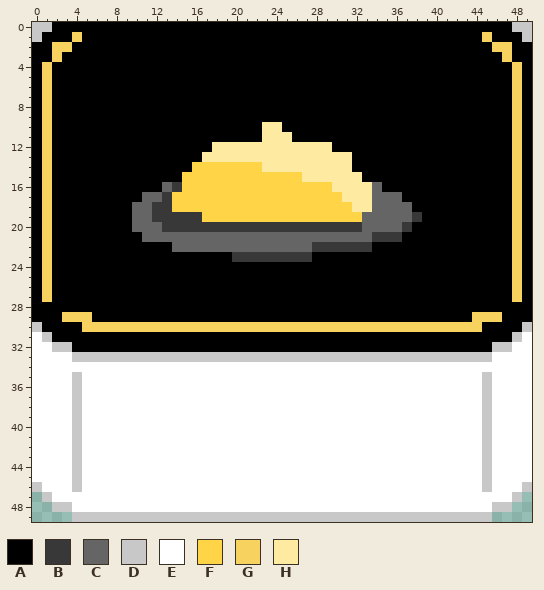
Two states of a pixel-art sprite, imgs/scorer.png. Above: the version before the commit.
The file is 50x50 pixels. Colours within 5 levels of each other are drawn and written as one.
Palette (. is transparent): A #000000  B #383838  C #656565  D #c8c8c8  E #ffffff  F #ffd547  G #f7d25f  H #ffeaa2
Pixels before (only the part around the change), first column x 0:
 0 DDAAAAAAAAAAAAAAAAAAAAAAAAAAAAAAAAAAAAAAAAAAAAAADD
 1 DAAAGAAAAAAAAAAAAAAAAAAAAAAAAAAAAAAAAAAAAAAAAGAAAD
 2 AAGGAAAAAAAAAAAAAAAAAAAAAAAAAAAAAAAAAAAAAAAAAAGGAA
 3 AAGAAAAAAAAAAAAAAAAAAAAAAAAAAAAAAAAAAAAAAAAAAAAGAA
 4 AGAAAAAAAAAAAAAAAAAAAAAAAAAAAAAAAAAAAAAAAAAAAAAAGA
 5 AGAAAAAAAAAAAAAAAAAAAAAAAAAAAAAAAAAAAAAAAAAAAAAAGA
 6 AGAAAAAAAAAAAAAAAAAAAAAAAAAAAAAAAAAAAAAAAAAAAAAAGA
 7 AGAAAAAAAAAAAAAAAAAAAAAAAAAAAAAAAAAAAAAAAAAAAAAAGA
 8 AGAAAAAAAAAAAAAAAAAAAAAAAAAAAAAAAAAAAAAAAAAAAAAAGA
 9 AGAAAAAAAAAAAAAAAAAAAAAAAAAAAAAAAAAAAAAAAAAAAAAAGA
10 AGAAAAAAAAAAAAAAAAAAAAAHHAAAAAAAAAAAAAAAAAAAAAAAGA
11 AGAAAAAAAAAAAAAAAAAAAAAHHHAAAAAAAAAAAAAAAAAAAAAAGA
12 AGAAAAAAAAAAAAAAAAHHHHHHHHHHHHAAAAAAAAAAAAAAAAAAGA
13 AGAAAAAAAAAAAAAAAHHHHHHHHHHHHHHHAAAAAAAAAAAAAAAAGA
14 AGAAAAAAAAAAAAAAFFFFFFFHHHHHHHHHAAAAAAAAAAAAAAAAGA
15 AGAAAAAAAAAAAAAFFFFFFFFFFFFHHHHHHAAAAAAAAAAAAAAAGA
16 AGAAAAAAAAAAACBFFFFFFFFFFFFFFFHHHHCAAAAAAAAAAAAAGA
17 AGAAAAAAAAACCBFFFFFFFFFFFFFFFFFHHHCCCAAAAAAAAAAAGA
18 AGAAAAAAAACCBBFFFFFFFFFFFFFFFFFFHHCCCCAAAAAAAAAAGA
19 AGAAAAAAAACCBBBBBFFFFFFFFFFFFFFFFCCCCCBAAAAAAAAAGA
20 AGAAAAAAAACCCBBBBBBBBBBBBBBBBBBBBCCCCBAAAAAAAAAAGA
21 AGAAAAAAAAACCCCCCCCCCCCCCCCCCCCCCCBBBAAAAAAAAAAAGA
22 AGAAAAAAAAAAAACCCCCCCCCCCCCCBBBBBBAAAAAAAAAAAAAAGA
23 AGAAAAAAAAAAAAAAAAAABBBBBBBBAAAAAAAAAAAAAAAAAAAAGA
24 AGAAAAAAAAAAAAAAAAAAAAAAAAAAAAAAAAAAAAAAAAAAAAAAGA
25 AGAAAAAAAAAAAAAAAAAAAAAAAAAAAAAAAAAAAAAAAAAAAAAAGA
26 AGAAAAAAAAAAAAAAAAAAAAAAAAAAAAAAAAAAAAAAAAAAAAAAGA
27 AGAAAAAAAAAAAAAAAAAAAAAAAAAAAAAAAAAAAAAAAAAAAAAAGA
28 AAAAAAAAAAAAAAAAAAAAAAAAAAAAAAAAAAAAAAAAAAAAAAAAAA
29 AAAGGGAAAAAAAAAAAAAAAAAAAAAAAAAAAAAAAAAAAAAAGGGAAA
30 DAAAAGGGGGGGGGGGGGGGGGGGGGGGGGGGGGGGGGGGGGGGGAAAAD
31 EDAAAAAAAAAAAAAAAAAAAAAAAAAAAAAAAAAAAAAAAAAAAAAADE
32 EEDDAAAAAAAAAAAAAAAAAAAAAAAAAAAAAAAAAAAAAAAAAADDEE
33 EEEEDDDDDDDDDDDDDDDDDDDDDDDDDDDDDDDDDDDDDDDDDDEEEE
34 EEEEEEEEEEEEEEEEEEEEEEEEEEEEEEEEEEEEEEEEEEEEEEEEEE
35 EEEEDEEEEEEEEEEEEEEEEEEEEEEEEEEEEEEEEEEEEEEEEDEEEE
36 EEEEDEEEEEEEEEEEEEEEEEEEEEEEEEEEEEEEEEEEEEEEEDEEEE
37 EEEEDEEEEEEEEEEEEEEEEEEEEEEEEEEEEEEEEEEEEEEEEDEEEE
38 EEEEDEEEEEEEEEEEEEEEEEEEEEEEEEEEEEEEEEEEEEEEEDEEEE
39 EEEEDEEEEEEEEEEEEEEEEEEEEEEEEEEEEEEEEEEEEEEEEDEEEE
40 EEEEDEEEEEEEEEEEEEEEEEEEEEEEEEEEEEEEEEEEEEEEEDEEEE
41 EEEEDEEEEEEEEEEEEEEEEEEEEEEEEEEEEEEEEEEEEEEEEDEEEE
42 EEEEDEEEEEEEEEEEEEEEEEEEEEEEEEEEEEEEEEEEEEEEEDEEEE
43 EEEEDEEEEEEEEEEEEEEEEEEEEEEEEEEEEEEEEEEEEEEEEDEEEE
44 EEEEDEEEEEEEEEEEEEEEEEEEEEEEEEEEEEEEEEEEEEEEEDEEEE
45 EEEEDEEEEEEEEEEEEEEEEEEEEEEEEEEEEEEEEEEEEEEEEDEEEE
46 DEEEDEEEEEEEEEEEEEEEEEEEEEEEEEEEEEEEEEEEEEEEEDEEED
47 .DEEEEEEEEEEEEEEEEEEEEEEEEEEEEEEEEEEEEEEEEEEEEEED.
48 ..DDEEEEEEEEEEEEEEEEEEEEEEEEEEEEEEEEEEEEEEEEEEDD..
49 ....DDDDDDDDDDDDDDDDDDDDDDDDDDDDDDDDDDDDDDDDDD....
After:
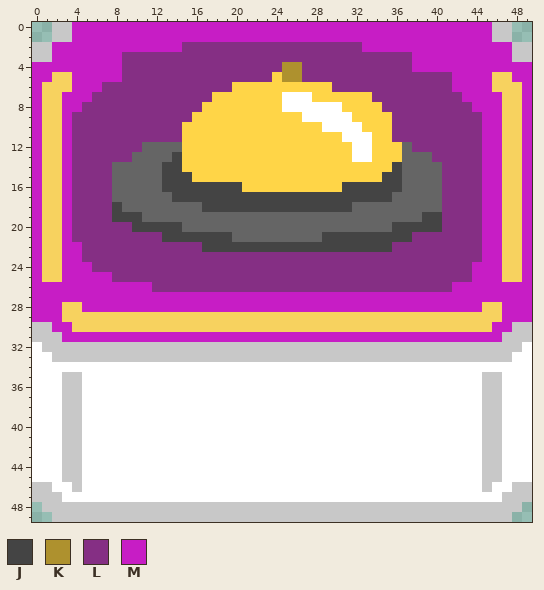
Colours new in this view: J #444444  K #ae912e  L #852f84  M #c71dc5
Changes in this commit:
Changed rows in their new state; - is an unchanged pixel.
first column x 0:
 0 ..DDMMMMMMMMMMMMMMMMMMMMMMMMMMMMMMMMMMMMMMMMMMDD..
 1 ..DDMMMMMMMMMMMMMMMMMMMMMMMMMMMMMMMMMMMMMMMMMMDD..
 2 DDMMMMMMMMMMMMMLLLLLLLLLLLLLLLLLLMMMMMMMMMMMMMMMDD
 3 DDMMMMMMMLLLLLLLLLLLLLLLLLLLLLLLLLLLLLMMMMMMMMMMDD
 4 MMMMMMMMMLLLLLLLLLLLLLLLLKKLLLLLLLLLLLMMMMMMMMMMMM
 5 MMGGMMMMMLLLLLLLLLLLLLLLFKKLLLLLLLLLLLLLLLMMMMGGMM
 6 M-GGMMMLLLLLLLLLLLLLFFFFFFFFFFLLLLLLLLLLLLMMMMGG-M
 7 M-GMMMLLLLLLLLLLLLFFFFFFFEEEFFFFFFLLLLLLLLLMMMMG-M
 8 M-GMMLLLLLLLLLLLLFFFFFFFFEEEEEEFFFFLLLLLLLLLMMMG-M
 9 M-GMLLLLLLLLLLLLFFFFFFFFFFFEEEEEFFFFLLLLLLLLLMMG-M
10 M-GMLLLLLLLLLLLFFFFFFFFFFFFFFEEEEFFFLLLLLLLLLMMG-M
11 M-GMLLLLLLLLLLLFFFFFFFFFFFFFFFFEEEFFLLLLLLLLLMMG-M
12 M-GMLLLLLLLCCCCFFFFFFFFFFFFFFFFFEEFFFCLLLLLLLMMG-M
13 M-GMLLLLLLCCCCJFFFFFFFFFFFFFFFFFEEFFFCCCLLLLLMMG-M
14 M-GMLLLLCCCCCJJF-------FFFFFFFFFFFFFJCCCCLLLLMMG-M
15 M-GMLLLLCCCCCJJJ-----------FFFFFFFFJJCCCCLLLLMMG-M
16 M-GMLLLLCCCCCJJJJJJJJ---------FJJJJJJCCCCLLLLMMG-M
17 M-GMLLLLCCC--CJJJJJJJJJJJJJJJJJJJJJJ-CCCCLLLLMMG-M
18 M-GMLLLLJC--CCCCCJJJJJJJJJJJJJJJCC----CCCLLLLMMG-M
19 M-GMLLLLJJJ-CCCCCCCCCCCCCCCCCCCCC-----CJJLLLLMMG-M
20 M-GMLLLLLLJJJJJCCCCCCCCCCCCCCCCCC---JJJJJLLLLMMG-M
21 M-GMLLLLLLLLLJJJJJJJ---------JJJJJJJJJLLLLLLLMMG-M
22 M-GMMLLLLLLLLLLLLJJJJJJJJJJJJJJJJJJJLLLLLLLLLMMG-M
23 M-GMMLLLLLLLLLLLLLLLLLLLLLLLLLLLLLLLLLLLLLLLLMMG-M
24 M-GMMMLLLLLLLLLLLLLLLLLLLLLLLLLLLLLLLLLLLLLLMMMG-M
25 M-GMMMMMLLLLLLLLLLLLLLLLLLLLLLLLLLLLLLLLLLLLMMMG-M
26 MMMMMMMMMMMMLLLLLLLLLLLLLLLLLLLLLLLLLLLLLLMMMMMMMM
27 MMMMMMMMMMMMMMMMMMMMMMMMMMMMMMMMMMMMMMMMMMMMMMMMMM
28 MMMGGMMMMMMMMMMMMMMMMMMMMMMMMMMMMMMMMMMMMMMMMGGMMM
29 MMM---GGGGGGGGGGGGGGGGGGGGGGGGGGGGGGGGGGGGGG---MMM
30 -DMMG----------------------------------------GMMD-
31 D-DMMMMMMMMMMMMMMMMMMMMMMMMMMMMMMMMMMMMMMMMMMMMD-D
32 -D--DDDDDDDDDDDDDDDDDDDDDDDDDDDDDDDDDDDDDDDDDD--D-
33 --DD------------------------------------------DD--
35 ---D------------------------------------------D---
36 ---D------------------------------------------D---
37 ---D------------------------------------------D---
38 ---D------------------------------------------D---
39 ---D------------------------------------------D---
40 ---D------------------------------------------D---
41 ---D------------------------------------------D---
42 ---D------------------------------------------D---
43 ---D------------------------------------------D---
44 ---D------------------------------------------D---
45 ---D------------------------------------------D---
46 -D----------------------------------------------D-
47 D-D--------------------------------------------D-D
48 -D--DDDDDDDDDDDDDDDDDDDDDDDDDDDDDDDDDDDDDDDDDD--D-
49 --DD------------------------------------------DD--
Changed places in both pictures, as pixel boxes (x1, y1, x2, y2):
changed: (32, 22, 532, 522)
